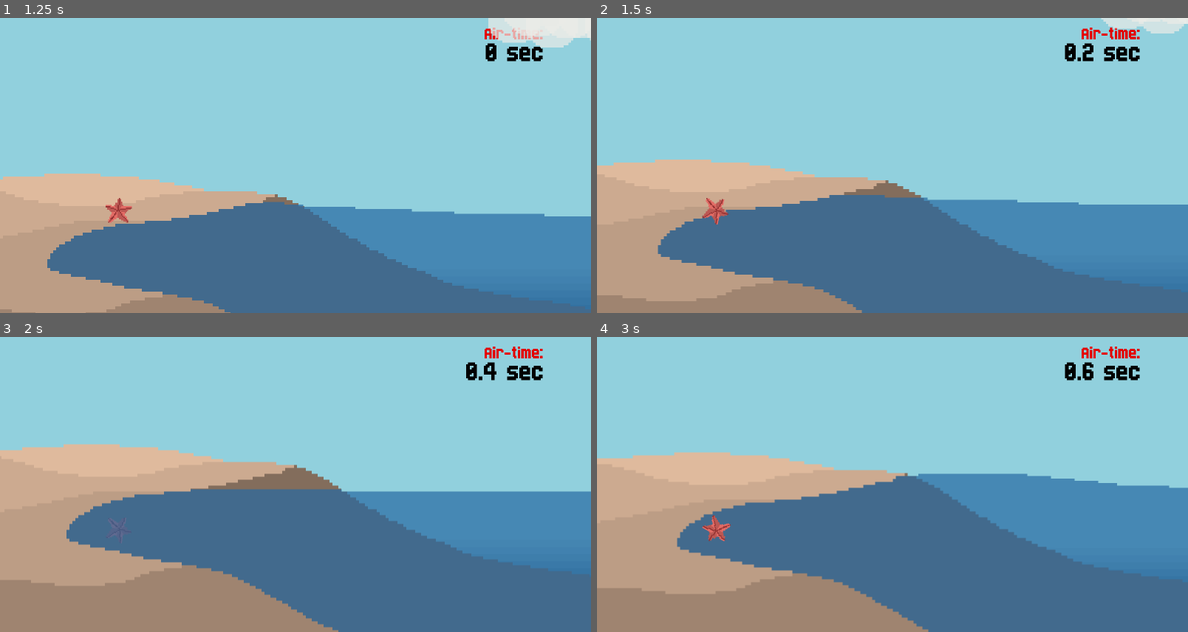
Above: before the commit, frames 1-4 (two rows, left to right).
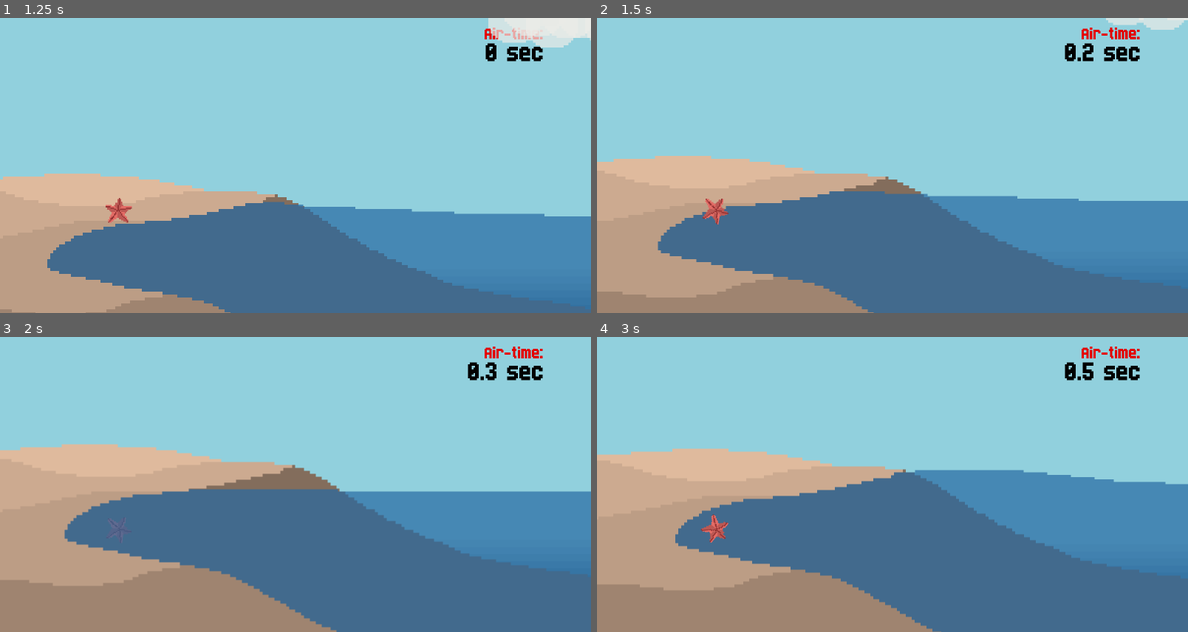
Above: after the commit, the same moments.

Repository: nickesc/projectStarfish
Game: Godot game, scene res://scenes/Main.tscn
Two runs of this game, one before a commit and one after it. Both use one fixed random seed, a clock stepped at 60 frames per second and the inputs below.
Inputs (mouse positions are in pixels of both pictures, inside the frame that each line leads up to):
- Up to frame 1 (1.25 s): move the mouse to (265, 224) at 0.52 s; press the mouse at (265, 224) at 0.53 s; hold D (starfish_right) from 0.53 s (still down); tap W (starfish_up) at 0.77 s
- Up to frame 2 (1.5 s): keep holding D (starfish_right); move the mouse to (1069, 209) at 1.27 s; release the mouse at (1069, 209) at 1.28 s; tap Space (throw_selection) at 1.35 s
- Up to frame 3 (2 s): keep holding D (starfish_right); tap W (starfish_up) at 1.52 s
- Up to frame 4 (3 s): move the mouse to (715, 440) at 2.02 s; release D (starfish_right) at 2.03 s; press the mouse at (715, 440) at 2.03 s; hold A (starfish_left) from 2.03 s (still down); move the mouse to (922, 484) at 2.77 s; release the mouse at (922, 484) at 2.78 s; tap Space (throw_selection) at 2.85 s

Frame 1 is identical in both runs. In frame 2, 3.5% of the frame differs, in the area x 0-100%, y 0-100%; in frame 3, 0.5%; in frame 4, 3.5%.

Commit message:
prototype 4 – parallax edits; i lied, this is (probably) the final one

Diff:
--- a/project.godot
+++ b/project.godot
@@ -40,7 +40,8 @@
 
 config/name="Starfish"
 run/main_scene="res://scenes/Main.tscn"
-config/icon="res://icon.png"
+boot_splash/show_image=false
+config/icon="res://assets/star/star.png"
 
 [debug]
 
--- a/scenes/Main.tscn
+++ b/scenes/Main.tscn
@@ -205,6 +205,7 @@
 position = Vector2( 202, 328 )
 max_jumps = 100
 beach_y_offset = 70
+camera_path = NodePath("Camera2D")
 
 [node name="Camera2D" type="Camera2D" parent="Star"]
 position = Vector2( 299, -77 )
@@ -237,7 +238,7 @@
 script = ExtResource( 12 )
 
 [node name="ScoreLabel2" type="Label" parent="Star/Camera2D"]
-margin_left = 319.0
+margin_left = 318.0
 margin_top = -238.0
 margin_right = 418.0
 margin_bottom = -190.0
@@ -279,7 +280,7 @@
 position = Vector2( 503, 393 )
 frames = SubResource( 1 )
 animation = "steady_wave"
-frame = 5
+frame = 1
 playing = true
 
 [node name="SandFront" type="CanvasLayer" parent="."]
--- a/src/star/Star.gd
+++ b/src/star/Star.gd
@@ -31,6 +31,7 @@
 
 var initial_position
 var initial_y_minimum = y_minimum
+var initial_gravity = gravity
 var last_thrown_inputs = [false, false, false]
 var last_position = position
 var last_collision
@@ -39,6 +40,8 @@
 
 var screen_size
 
+export var camera_path: NodePath
+var camera: Camera2D
 export var throwing_vector_line_path: NodePath
 var throwing_vector_line: Line2D
 
@@ -90,9 +93,12 @@
 
     # if the ball is moving in the downwards direction
     if velocity_y!=0:
-        # apply gravity to the current velocity calculations and to the permement velocity
-        velocity_y += gravity
-        next_velocity.y = velocity_y
+
+        if not is_on_ceiling() and not is_on_floor() and not is_on_wall():
+
+            # apply gravity to the current velocity calculations and to the permement velocity
+            velocity_y += gravity
+            next_velocity.y = velocity_y
 
     # create a vector from the velocity components
     var velocity = Vector2(velocity_x,velocity_y) + modifier
@@ -137,6 +143,7 @@
 func _ready():
     screen_size = get_viewport_rect().size
     throwing_vector_line = get_node(throwing_vector_line_path)
+    camera = get_node(camera_path)
     Physics2DServer.area_set_param(get_viewport().find_world_2d().get_space(), Physics2DServer.AREA_PARAM_GRAVITY, gravity*10)
     initial_position = position
     y_minimum = initial_y_minimum + beach_y_offset
--- a/src/states/Flailing.gd
+++ b/src/states/Flailing.gd
@@ -11,6 +11,7 @@
 # Virtual function. Called by the state machine upon changing the active state
 func enter(msg: Dictionary = {}) -> void:
     print("state: flailing")
+    star.update_gravity(13)
     star.emit_signal("flailing")
     #star.next_velocity.x = -35
 
@@ -52,4 +53,4 @@
 
 # Virtual function. Called by the state machine before changing the active state
 func exit() -> void:
-    pass
+    star.update_gravity(star.initial_gravity)
--- a/src/states/Flying.gd
+++ b/src/states/Flying.gd
@@ -21,14 +21,20 @@
                             "up_release":event.is_action_released("starfish_up")
                             }
 
+    #var zoom_out = false
+    #var zoom_in = false
+
     if curr_flying_inputs["right_press"] and not event.is_echo():
         active_movement_modifiers["right"] = true
+        #zoom_out = true
 
     if curr_flying_inputs["left_press"] and not event.is_echo():
         active_movement_modifiers["left"] = true
+        #zoom_out = true
 
     if curr_flying_inputs["down_press"] and not event.is_echo():
         active_movement_modifiers["down"] = true
+        #zoom_out = true
 
     if curr_flying_inputs["up_press"] and not event.is_echo():
         active_movement_modifiers["up"] = true
@@ -37,17 +43,25 @@
         active_movement_modifiers["right"] = false
         # if right is released, the permenant x speed is multiplied by 75% of the right movement modifier (if velocity_increase_reward = .75)
         star.next_velocity.x = (star.right_flying_movement_modifier * star.velocity_increase_reward) * star.next_velocity.x
+        #zoom_in = true
 
     if curr_flying_inputs["left_release"] and not event.is_echo():
         active_movement_modifiers["left"] = false
         # if left is released, the permenant x speed is multiplied by 150% of the left movement modifier (if velocity_decrease_cost = 1.5)
         star.next_velocity.x = (star.left_flying_movement_modifier * star.velocity_decrease_cost) * star.next_velocity.x
+        #zoom_in = true
 
     if curr_flying_inputs["down_release"] and not event.is_echo():
         active_movement_modifiers["down"] = false
+        #zoom_in = true
 
     if curr_flying_inputs["up_release"] and not event.is_echo():
         active_movement_modifiers["up"] = false
+
+    #if zoom_out:
+        #star.camera.set_zoom(Vector2(1,1))
+    #elif zoom_in:
+        #star.camera.set_zoom(Vector2(.5,.5))
 
 
 #
Not shown, added: build/html5/prototype4/starfish.apple-touch-icon.png.import
Not shown, added: build/html5/prototype4/starfish.icon.png.import
Not shown, added: build/html5/prototype4/starfish.png.import
Binary file changed: docs/starfish.apple-touch-icon.png
Binary file changed: docs/starfish.icon.png
Not shown, added: build/html5/prototype3/index.html
Not shown, removed: build/html5/prototype3/starfish.html
Not shown, added: build/html5/prototype4/index.html
Not shown, added: build/html5/prototype4/serve.py
Not shown, added: build/html5/prototype4/starfish.apple-touch-icon.png
Not shown, added: build/html5/prototype4/starfish.audio.worklet.js
Not shown, added: build/html5/prototype4/starfish.icon.png
(and 6 more such lines)
